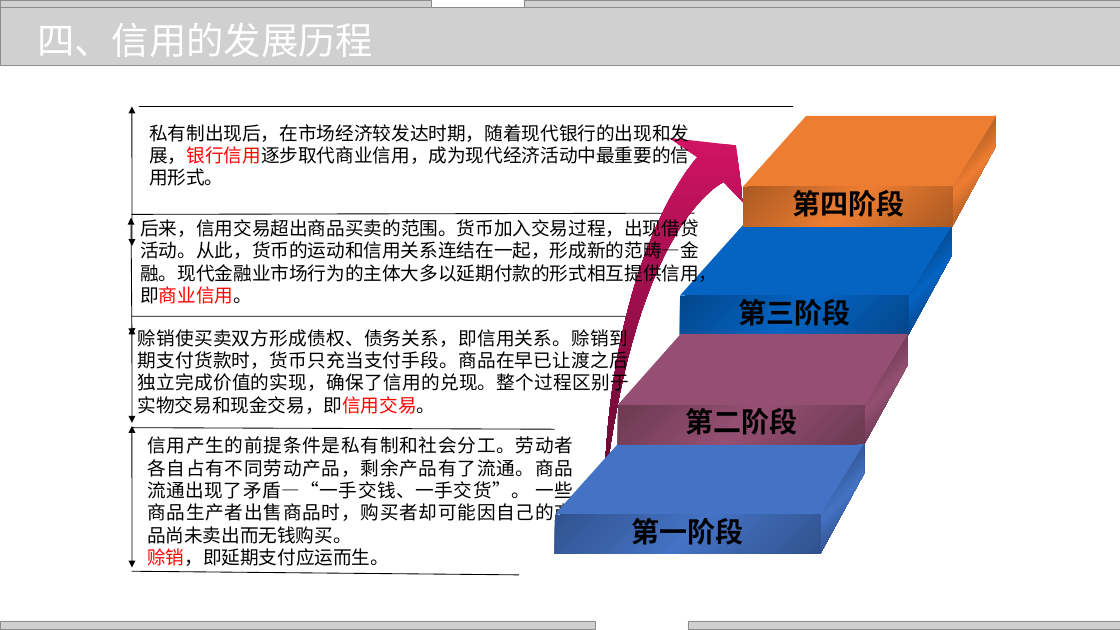
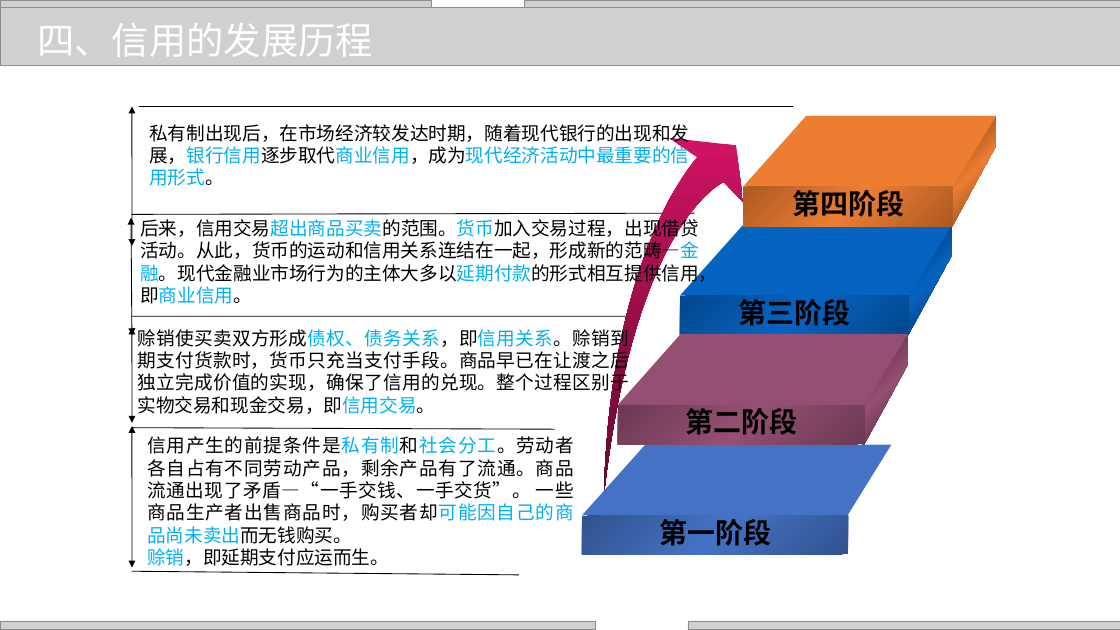
Before and after one commit to zhangjianzhang/internet_credit, a slide deck: slide 10 of files/slides/lecture_1.pptx. Drawn at 1120x630 pixels with LibreOffice and Linux fonts; fonts in the diff are those of the drawing; grey boxes stand for pictures; background and template pictures are left out. Boxes give left, top, right and bottom in pixels: in the first picture for what was removed or moved away, otherwise in the second. Text is boxed around its words. In the diff, an @@ line names an element or a change of style, - is before the commit and + after.

```diff
--- a/files/slides/lecture_1.pptx
+++ b/files/slides/lecture_1.pptx
@@ text "私有制出现后，在市场经济较发达时期，随着现代银行的出现和发展，银行信用逐步取代商业信用，成为现代经济活动中最重要的信用形 ..." at [149,124,689,186]: text colour #FF0000 to #00B0F0, text colour #000000 to #00B0F0 in "私有制出现后，在市场经济较发达时期，随着现代银行的出现和发展，银行信用逐步取代商业信用，成为现代经济活动中最重要的信用形 ..." @@
@@ text "后来，信用交易超出商品买卖的范围。货币加入交易过程，出现借贷活动。从此，货币的运动和信用关系连结在一起，形成新的范畴—金 ..." at [140,216,717,304]: text colour #000000 to #00B0F0, text colour #FF0000 to #00B0F0 in "后来，信用交易超出商品买卖的范围。货币加入交易过程，出现借贷活动。从此，货币的运动和信用关系连结在一起，形成新的范畴—金 ..." @@
@@ text at [138,325,629,414]: text changed @@
-赊销使买卖双方形成债权、债务关系，即信用关系。赊销到期支付货款时，货币只充当支付手段。商品在早已让渡之后独立完成价值的实现，确保了信用的兑现。整个过程区别于实物交易和现金交易，即信用交易。
+赊销使买卖双方形成债权、债务关系，即信用关系。赊销到期支付货款时，货币只充当支付手段。商品早已在让渡之后独立完成价值的实现，确保了信用的兑现。整个过程区别于实物交易和现金交易，即信用交易。
@@ text "信用产生的前提条件是私有制和社会分工。劳动者各自占有不同劳动产品，剩余产品有了流通。商品流通出现了矛盾—“一手交钱、一手 ..." at [147,436,574,566]: text colour #000000 to #00B0F0 in "信用产生的前提条件是私有制和社会分工。劳动者各自占有不同劳动产品，剩余产品有了流通。商品流通出现了矛盾—“一手交钱、一手 ..."; text colour #FF0000 to #00B0F0 in "赊销，即延期支付应运而生。" @@
@@ freeform shape: place and size @@
-freeform shape at [555,444,864,514]
+freeform shape at [582,444,891,515]
@@ rectangle "第一阶段": place and size @@
-rectangle "第一阶段" at [555,515,821,554]
+rectangle "第一阶段" at [582,516,849,555]
```
Also in this commit, not shown: 14 other slides changed, 7 other files.
